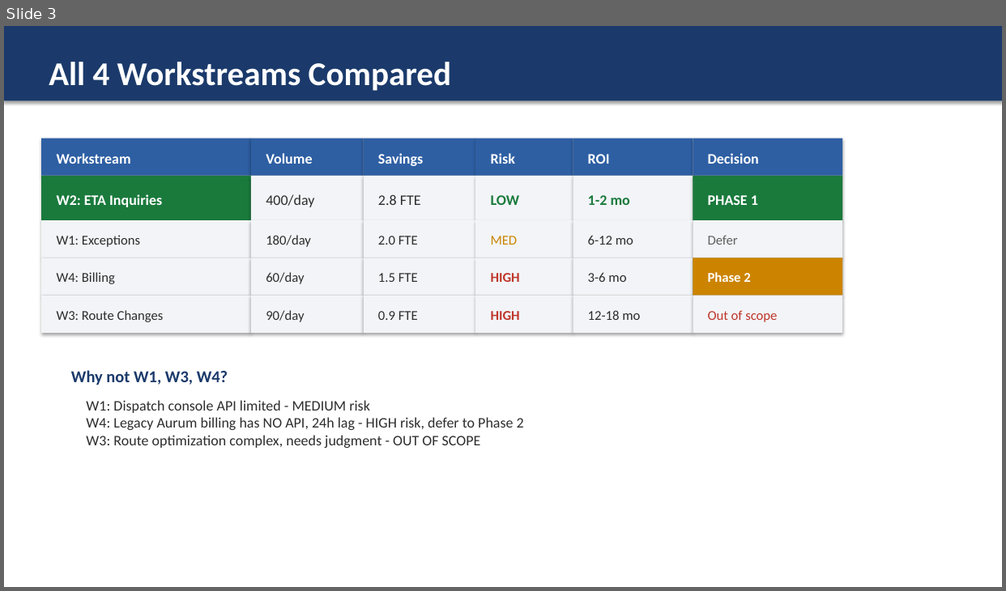
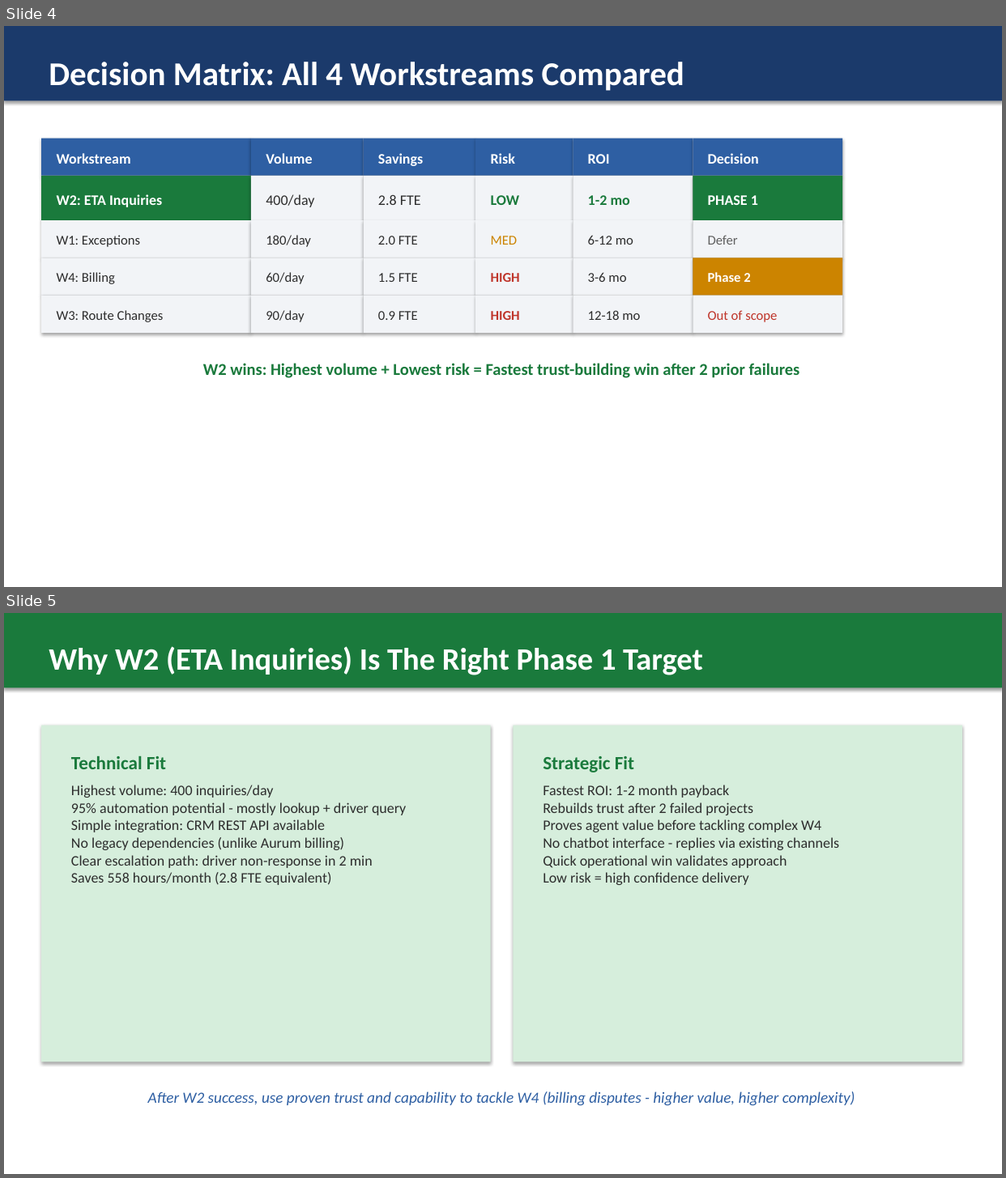
Before and after one commit to aohagan1234/FDE-practice-week2, a slide deck: FDE-assessment-week2/Gate2-Final-Presentation.pptx. Shown one above the other, each under a label of ours: slide 3 before the commit, slides 4 and 5 after it. The pictures are 1006x591 and 1006x1178 pixels, drawn with LibreOffice and Linux fonts; fonts in the diff are those of the drawing. Boxes give left, top, right and bottom in pixels: in the first picture for what was removed or moved away, otherwise in the second. Text is boxed around its words. In the diff, an @@ line names an element or a change of style, - is before the commit and + after.

```diff
--- a/FDE-assessment-week2/Gate2-Final-Presentation.pptx
+++ b/FDE-assessment-week2/Gate2-Final-Presentation.pptx
@@ slide 5 added at [4, 613, 1002, 1174], background #FFFFFF @@
@@ rectangle added at [4, 613, 1002, 688], fill #1A7A3C @@
@@ text added at [49, 646, 703, 675], 30 pt, text #FFFFFF, bold @@
+Why W2 (ETA Inquiries) Is The Right Phase 1 Target
@@ rectangle added at [41, 726, 491, 1063], fill #D6EEDC @@
@@ rectangle added at [513, 726, 962, 1063], fill #D6EEDC @@
@@ text added at [71, 756, 166, 769], 18 pt, text #1A7A3C, bold @@
+Technical Fit
@@ text added at [543, 756, 634, 773], 18 pt, text #1A7A3C, bold @@
+Strategic Fit
@@ text added at [71, 785, 406, 885], 14 pt, text #2D2D2D @@
+Highest volume: 400 inquiries/day
+95% automation potential - mostly lookup + driver query
+Simple integration: CRM REST API available
+No legacy dependencies (unlike Aurum billing)
+Clear escalation path: driver non-response in 2 min
+Saves 558 hours/month (2.8 FTE equivalent)
@@ text added at [543, 785, 840, 885], 14 pt, text #2D2D2D @@
+Fastest ROI: 1-2 month payback
+Rebuilds trust after 2 failed projects
+Proves agent value before tackling complex W4
+No chatbot interface - replies via existing channels
+Quick operational win validates approach
+Low risk = high confidence delivery
@@ text added at [148, 1092, 855, 1106], 15 pt, text #2E5FA3, italic @@
+After W2 success, use proven trust and capability to tackle W4 (billing disputes - higher value, higher complexity)
@@ what was slide 3 is now slide 4 @@
@@ slide 4 changed as well @@
@@ text at [49, 62, 684, 91]: text changed @@
-All 4 Workstreams Compared
+Decision Matrix: All 4 Workstreams Compared
@@ text at [203, 363, 800, 378]: text changed; text colour #1B3A6B to #1A7A3C @@
-Why not W1, W3, W4?
+W2 wins: Highest volume + Lowest risk = Fastest trust-building win after 2 prior failures
@@ text removed at [86, 400, 524, 448] @@
-W1: Dispatch console API limited - MEDIUM risk
-W4: Legacy Aurum billing has NO API, 24h lag - HIGH risk, defer to Phase 2
-W3: Route optimization complex, needs judgment - OUT OF SCOPE
```
Also in this commit, not shown: 3 other slides changed, 4 other slides added, 1 slide removed, 1 other file.
